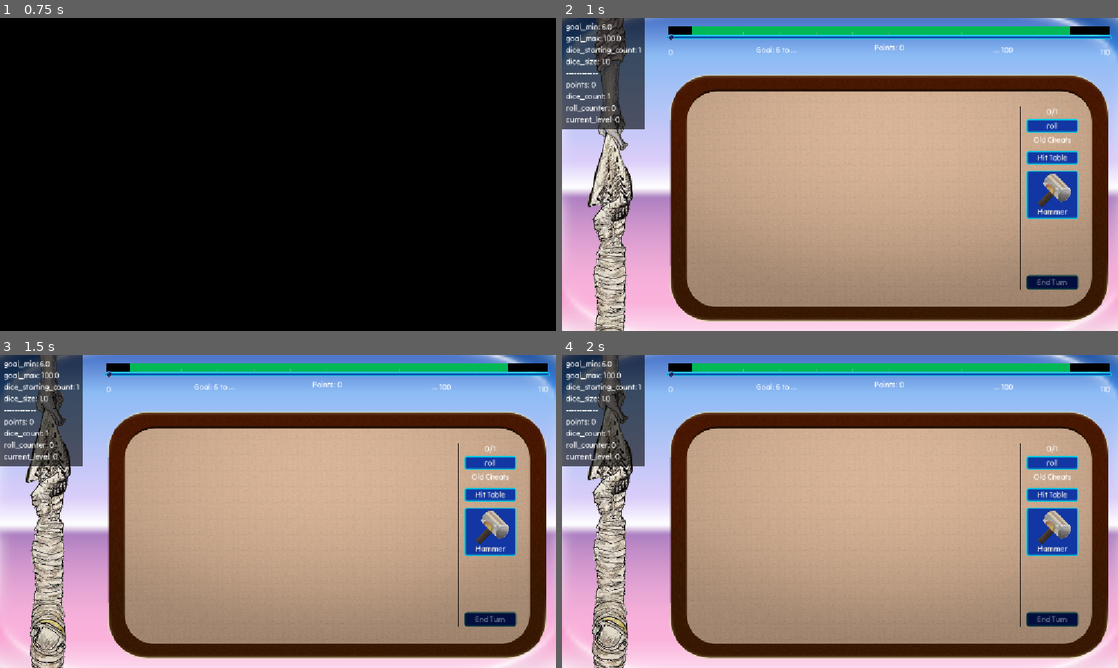
Above: before the commit, frames 1-4 (two rows, left to right).
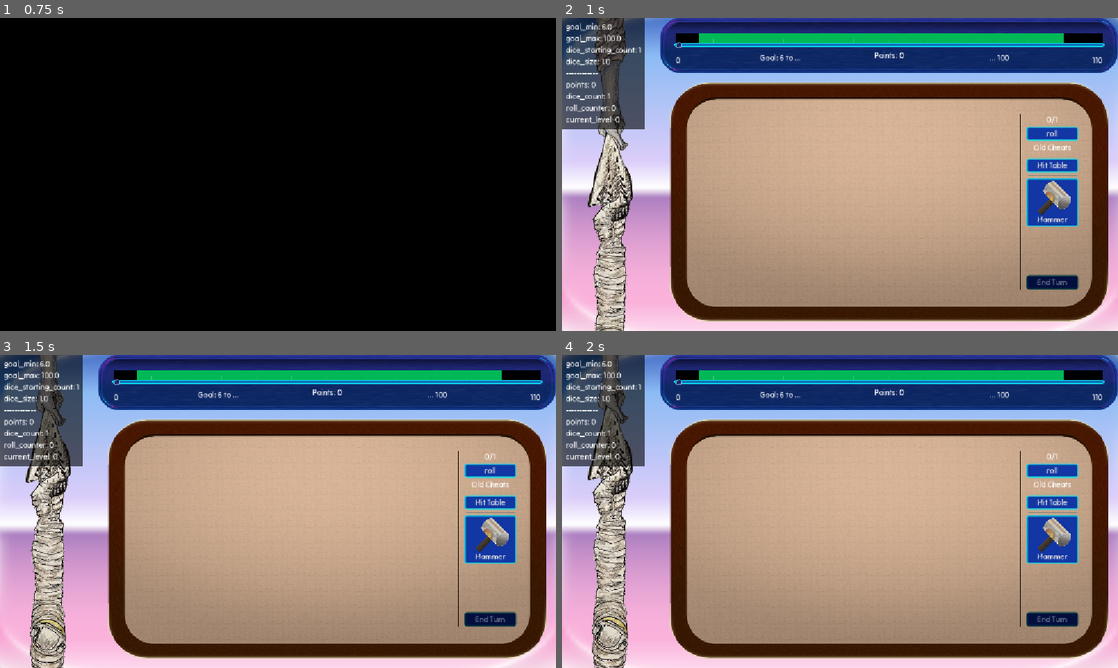
Above: after the commit, the same moments.

Repository: vhoyer/ludum_dare_60
Game: Godot game, scene res://stages/main_menu/main_menu.tscn
Two runs of this game, one before a commit and one after it. Both use one fixed random seed, a clock stepped at 60 frames per second and the inputs below.
Inputs (mouse positions are in pixels of both pictures, inside the frame that each line leads up to):
- Up to frame 1 (0.75 s): click "start! ,)" at 0.5 s
- Up to frame 2 (1 s): no input
- Up to frame 3 (1.5 s): move the mouse to (400, 495) at 1.27 s; hold Right (ui_right) from 1.28 s (still down); tap K at 1.35 s; click (400, 495) at 1.42 s
- Up to frame 4 (2 s): keep holding Right (ui_right)

Frame 1 is identical in both runs. In frame 2, 21% of the frame differs, in the area x 17-100%, y 0-67%; in frame 3, 21%; in frame 4, 21%.

Commit message:
Add Nine-Rect Behind Goal, Less Bottom Margin

Diff:
--- a/stages/main/main.tscn
+++ b/stages/main/main.tscn
@@ -6,6 +6,7 @@
 [ext_resource type="PackedScene" uid="uid://usqu7frh72wo" path="res://components/game_cursor/game_cursor.tscn" id="2_woy08"]
 [ext_resource type="PackedScene" uid="uid://kfbhin5nkdnx" path="res://components/game_table/game_table.tscn" id="5_no1gd"]
 [ext_resource type="Script" uid="uid://d161jm3n6y53c" path="res://components/game_cursor/cursor_on_parent.gd" id="6_4vbm2"]
+[ext_resource type="Texture2D" uid="uid://cc7f8hwgam7e2" path="res://assets/gui/9slice1.png" id="6_17rgw"]
 [ext_resource type="PackedScene" uid="uid://dnwbop5o5ljf" path="res://components/ui_goal_within_range_of_range/ui_goal_within_range_of_range_wide.tscn" id="6_drn0y"]
 [ext_resource type="Script" uid="uid://bkm48xrdtc50e" path="res://stages/main/debug_label.gd" id="6_no1gd"]
 [ext_resource type="Resource" uid="uid://i1wcyjmq7t4p" path="res://components/game_cursor/cursors/hand.tres" id="7_no1gd"]
@@ -91,11 +92,28 @@
 size_flags_vertical = 3
 theme_override_constants/separation = 0
 
-[node name="GoalGauge" type="MarginContainer" parent="MainColumns/VBoxContainer" unique_id=1041880809]
-layout_mode = 2
-theme_type_variation = &"MarginContainerMedium"
-
-[node name="GoalGauge" parent="MainColumns/VBoxContainer/GoalGauge" unique_id=1855809116 instance=ExtResource("6_drn0y")]
+[node name="MarginContainer" type="MarginContainer" parent="MainColumns/VBoxContainer" unique_id=2033866479]
+layout_mode = 2
+
+[node name="NinePatchRect" type="NinePatchRect" parent="MainColumns/VBoxContainer/MarginContainer" unique_id=1401942093]
+layout_mode = 2
+texture = ExtResource("6_17rgw")
+region_rect = Rect2(9.95327, 10.255995, 151.08038, 149.74887)
+patch_margin_left = 41
+patch_margin_top = 41
+patch_margin_right = 44
+patch_margin_bottom = 41
+
+[node name="MarginContainer" type="MarginContainer" parent="MainColumns/VBoxContainer/MarginContainer" unique_id=1649332114]
+layout_mode = 2
+theme_type_variation = &"MarginContainerMedium"
+theme_override_constants/margin_bottom = 0
+
+[node name="GoalGauge" type="MarginContainer" parent="MainColumns/VBoxContainer/MarginContainer/MarginContainer" unique_id=1041880809]
+layout_mode = 2
+theme_type_variation = &"MarginContainerMedium"
+
+[node name="GoalGauge" parent="MainColumns/VBoxContainer/MarginContainer/MarginContainer/GoalGauge" unique_id=1855809116 instance=ExtResource("6_drn0y")]
 unique_name_in_owner = true
 layout_mode = 2
 
